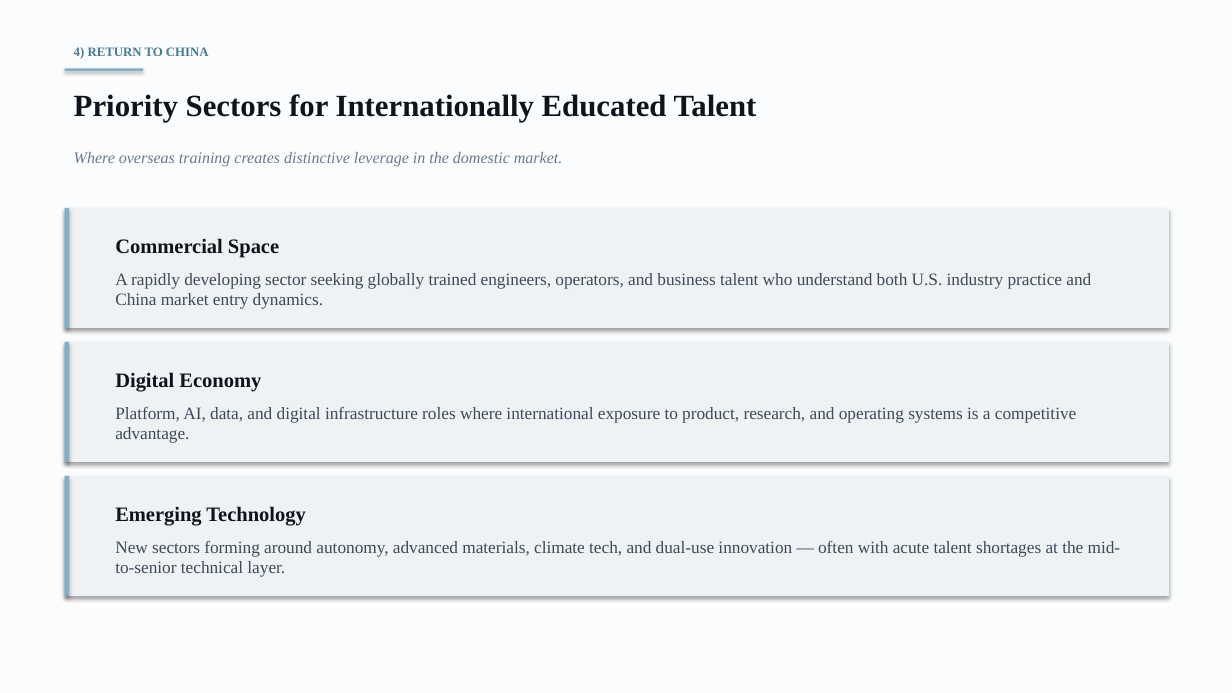
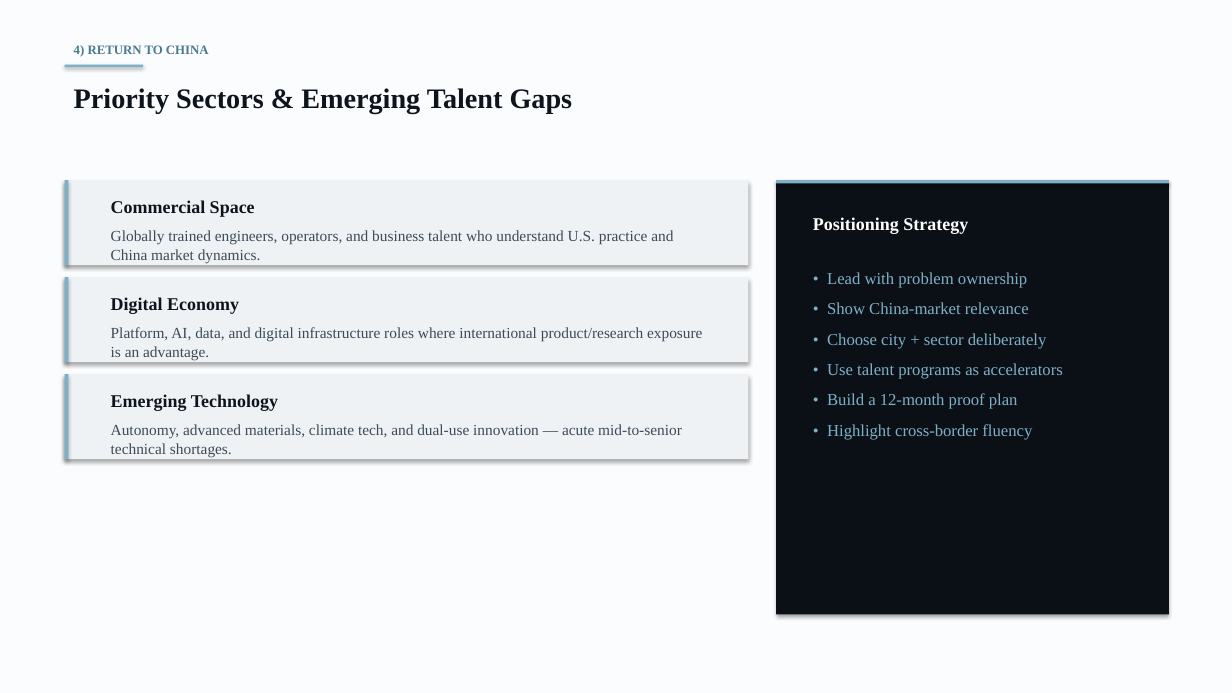
Before and after one commit to anthonyleedu/anthonyleedu, a slide deck: slide 15 of Heliospace_Company_And_Product_Overview.pptx (slide 23 before the commit). Drawn at 1232x693 pixels with LibreOffice and Linux fonts; fonts in the diff are those of the drawing. Boxes give left, top, right and bottom in pixels: in the first picture for what was removed or moved away, otherwise in the second. Text is boxed around its words. In the diff, an @@ line names an element or a change of style, - is before the commit and + after.

```diff
--- a/Heliospace_Company_And_Product_Overview.pptx
+++ b/Heliospace_Company_And_Product_Overview.pptx
@@ rectangle: place and size @@
-rectangle at [65, 68, 143, 71]
+rectangle at [65, 65, 143, 67]
@@ text at [74, 88, 573, 113]: text changed; size 24 to 22 pt @@
-Priority Sectors for Internationally Educated Talent
+Priority Sectors & Emerging Talent Gaps
@@ text removed at [74, 152, 562, 167] @@
-Where overseas training creates distinctive leverage in the domestic market.
@@ rectangle: place and size @@
-rectangle at [65, 208, 69, 328]
+rectangle at [65, 180, 68, 265]
@@ rectangle: place and size @@
-rectangle at [65, 208, 1169, 328]
+rectangle at [65, 180, 749, 265]
@@ text "Commercial Space": place and size @@
-text "Commercial Space" at [115, 238, 279, 258]
+text "Commercial Space" at [111, 200, 255, 217]
@@ rectangle added at [776, 180, 1169, 615], fill #0B1016 @@
@@ rectangle added at [776, 180, 1169, 183], fill #7EB0C8 @@
@@ text at [111, 230, 673, 263]: text changed; size 13.5 to 12 pt @@
-A rapidly developing sector seeking globally trained engineers, operators, and business talent who understand both U.S. industry practice and China market entry dynamics.
+Globally trained engineers, operators, and business talent who understand U.S. practice and China market dynamics.
@@ text added at [813, 217, 968, 234], 14 pt, text #FFFFFF, bold @@
+Positioning Strategy
@@ rectangle added at [65, 277, 749, 362], fill #EEF2F5 @@
@@ rectangle added at [65, 277, 68, 362], fill #7EB0C8 @@
@@ text "Digital Economy": place and size @@
-text "Digital Economy" at [115, 372, 261, 392]
+text "Digital Economy" at [111, 297, 239, 314]
@@ text added at [827, 272, 1062, 439], 13 pt, text #7EB0C8 @@
+• Lead with problem ownership
+• Show China-market relevance
+• Choose city + sector deliberately
+• Use talent programs as accelerators
+• Build a 12-month proof plan
+• Highlight cross-border fluency
@@ text at [111, 327, 702, 360]: text changed; size 13.5 to 12 pt @@
-Platform, AI, data, and digital infrastructure roles where international exposure to product, research, and operating systems is a competitive advantage.
+Platform, AI, data, and digital infrastructure roles where international product/research exposure is an advantage.
@@ rectangle: place and size @@
-rectangle at [65, 342, 69, 462]
+rectangle at [65, 374, 68, 459]
@@ rectangle: place and size @@
-rectangle at [65, 342, 1169, 462]
+rectangle at [65, 374, 749, 459]
@@ size 16 to 14 pt in 3 elements at [111, 200, 255, 217], [111, 297, 239, 314], [111, 394, 278, 411] @@
@@ text "Emerging Technology": place and size @@
-text "Emerging Technology" at [115, 506, 305, 526]
+text "Emerging Technology" at [111, 394, 278, 411]
@@ text at [111, 424, 682, 457]: text changed; size 13.5 to 12 pt @@
-New sectors forming around autonomy, advanced materials, climate tech, and dual-use innovation — often with acute talent shortages at the mid-to-senior technical layer.
+Autonomy, advanced materials, climate tech, and dual-use innovation — acute mid-to-senior technical shortages.
@@ rectangle removed at [65, 476, 1169, 596] @@
@@ rectangle removed at [65, 476, 69, 596] @@
```
Also in this commit, not shown: 12 other slides changed, 7 slides added, 15 slides removed.
